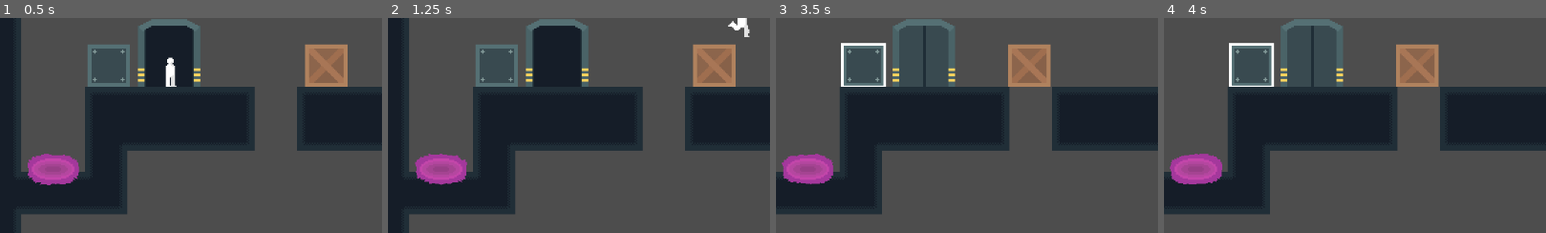
Above: before the commit, frames 1-4 (left to right).
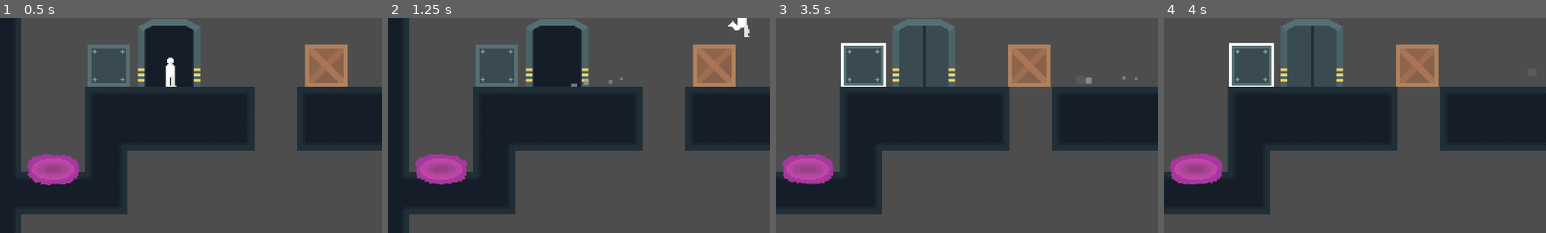
Above: after the commit, the same moments.

Repository: rafesholler/gmtk-2025
Game: Godot game, scene res://Levels/TwoLoop/PortalPlatform/portal_platform.tscn
Two runs of this game, one before a commit and one after it. Both use one fixed random seed, a clock stepped at 60 frames per second and the inputs below. This scene is started directly instead of the project's main scene.
Inputs (mouse positions are % of the whole screen's width and height, from its top left):
- Up to frame 1 (0.5 s): no input
- Up to frame 2 (1.25 s): move the mouse to (43, 20) at 0.52 s; hold D (move_right) from 0.53 s (still down); tap Q (delete_loop) at 0.6 s; tap Space (jump) at 0.77 s
- Up to frame 3 (3.5 s): move the mouse to (14, 20) at 1.27 s; click (14, 20) at 1.35 s; tap Space (jump) at 1.52, 3.02 s; move the mouse to (60, 28) at 2.02 s; release D (move_right) at 2.03 s; hold A (move_left) 2.03-2.78 s; tap W (interact) at 2.1 s; move the mouse to (45, 70) at 2.77 s; hold D (move_right) from 2.78 s (still down); tap 1 (select_loop_1) at 2.85 s
- Up to frame 4 (4 s): keep holding D (move_right); move the mouse to (80, 65) at 3.52 s; tap 2 (select_loop_2) at 3.6 s; tap Space (jump) at 3.77 s
The pictures show only the part of the screen within x 0-50%, y 9-59%; the shares and areas given below are measured in that part.

Frame 1 is identical in both runs. In frame 2, less than 0.1% of the frame differs, in the area x 47-62%, y 27-32%; in frame 3, less than 0.1%; in frame 4, less than 0.1%.

Commit message:
Particles and Sound Fixes

Diff:
--- a/Menu/LevelSelect.tscn
+++ b/Menu/LevelSelect.tscn
@@ -74,6 +74,7 @@
 [node name="SelectSF" type="AudioStreamPlayer2D" parent="CanvasLayer/Grid"]
 stream = ExtResource("9_r61nh")
 volume_db = -5.0
+bus = &"Sounds"
 
 [node name="1" type="TextureButton" parent="CanvasLayer/Grid"]
 layout_mode = 2
--- a/Menu/Settings/settings.tscn
+++ b/Menu/Settings/settings.tscn
@@ -351,6 +351,7 @@
 [node name="SelectSF" type="AudioStreamPlayer2D" parent="."]
 stream = ExtResource("14_ogp3j")
 volume_db = -5.0
+bus = &"Sounds"
 
 [connection signal="body_entered" from="CanvasLayer/Control/Panel/BG/BoxInt1/Area2D" to="CanvasLayer/Control/Panel/BG/BoxInt1" method="_on_area_2d_body_entered"]
 [connection signal="body_exited" from="CanvasLayer/Control/Panel/BG/BoxInt1/Area2D" to="CanvasLayer/Control/Panel/BG/BoxInt1" method="_on_area_2d_body_exited"]
--- a/Objects/Box/box.tscn
+++ b/Objects/Box/box.tscn
@@ -42,6 +42,7 @@
 [node name="SelectSF" type="AudioStreamPlayer2D" parent="."]
 stream = ExtResource("5_gq1dk")
 volume_db = -20.0
+bus = &"Sounds"
 
 [connection signal="playback_ended" from="Loopable" to="." method="_on_loopable_playback_ended"]
 [connection signal="playback_started" from="Loopable" to="." method="_on_loopable_playback_started"]
--- a/Objects/Box/heavy_box.tscn
+++ b/Objects/Box/heavy_box.tscn
@@ -44,6 +44,7 @@
 [node name="SelectSF" type="AudioStreamPlayer2D" parent="."]
 stream = ExtResource("5_j5qce")
 volume_db = -20.0
+bus = &"Sounds"
 
 [connection signal="playback_ended" from="Loopable" to="." method="_on_loopable_playback_ended"]
 [connection signal="playback_started" from="Loopable" to="." method="_on_loopable_playback_started"]
--- a/Objects/Button/button.tscn
+++ b/Objects/Button/button.tscn
@@ -63,6 +63,7 @@
 stream = ExtResource("3_wqap6")
 volume_db = -5.0
 pitch_scale = 0.8
+bus = &"Sounds"
 
 [connection signal="body_entered" from="." to="." method="_on_body_entered"]
 [connection signal="body_exited" from="." to="." method="_on_body_exited"]
--- a/Objects/Door/Door.tscn
+++ b/Objects/Door/Door.tscn
@@ -74,6 +74,7 @@
 [node name="DoorSF" type="AudioStreamPlayer2D" parent="."]
 stream = ExtResource("3_3224t")
 volume_db = -5.0
+bus = &"Sounds"
 
 [connection signal="animation_finished" from="Sprite" to="." method="_on_sprite_animation_finished"]
 [connection signal="area_entered" from="Area2D" to="." method="_on_area_2d_area_entered"]
--- a/Objects/Laser/AOlaser.gd
+++ b/Objects/Laser/AOlaser.gd
@@ -2,4 +2,5 @@
 
 func _on_body_entered(body: Node2D) -> void:
 	WorldManager.reset_level()
+	WorldManager.kill_player.emit()
 	$LaserDeath.play()
--- a/Objects/Laser/AOlaser.tscn
+++ b/Objects/Laser/AOlaser.tscn
@@ -57,6 +57,7 @@
 volume_db = -35.0
 pitch_scale = 1.2
 autoplay = true
+bus = &"Sounds"
 
 [node name="LaserDeath" type="AudioStreamPlayer2D" parent="."]
 stream = ExtResource("4_rr41x")
--- a/Objects/Lever/lever.tscn
+++ b/Objects/Lever/lever.tscn
@@ -121,5 +121,6 @@
 [node name="LeverSF" type="AudioStreamPlayer2D" parent="."]
 stream = ExtResource("3_88c2d")
 volume_db = -5.0
+bus = &"Sounds"
 
 [connection signal="body_entered" from="." to="." method="_on_body_entered"]
--- a/Objects/Portal/portal.tscn
+++ b/Objects/Portal/portal.tscn
@@ -30,6 +30,7 @@
 [node name="Sound" type="AudioStreamPlayer2D" parent="."]
 stream = ExtResource("4_clske")
 volume_db = -5.0
+bus = &"Sounds"
 
 [connection signal="body_entered" from="." to="." method="_on_body_entered"]
 [connection signal="body_exited" from="." to="." method="_on_body_exited"]
--- a/Player/player.gd
+++ b/Player/player.gd
@@ -20,15 +20,22 @@
 	if get_node_or_null("/root/Main/Overlay/UI/Transition"):
 		get_node("/root/Main/Overlay/UI/Transition").finished.connect(_on_transition_finished)
 	WorldManager.next_room.connect(_on_transition_started)
-
+	WorldManager.connect("kill_player", Callable(self,"_on_death"));
 
 func _process(delta: float) -> void:
 	var dir = Input.get_axis("move_left", "move_right")
 
 	if dir < 0 and not $AnimatedSprite2D.flip_h:
 		$AnimatedSprite2D.flip_h = true
+		$Dust.direction.x = -1
 	if dir > 0 and $AnimatedSprite2D.flip_h:
 		$AnimatedSprite2D.flip_h = false
+		$Dust.direction.x = 1
+
+	if velocity == Vector2.ZERO or not is_on_floor():
+		$Dust.emitting = false
+	else:
+		$Dust.emitting = true
 
 	if is_on_floor() and velocity != Vector2.ZERO:
 		if not $Audio/Run.playing:
@@ -139,3 +146,9 @@
 
 func _on_coyote_timer_timeout() -> void:
 	coyote_window = false
+
+func _on_death():
+	$AnimatedSprite2D.visible = false
+	$Dust.visible = false
+	$Death.visible = true
+	$Death.emitting = true
--- a/Player/player.tscn
+++ b/Player/player.tscn
@@ -78,6 +78,22 @@
 mix_rate = 96000
 stereo = true
 
+[sub_resource type="Curve" id="Curve_00tjw"]
+_data = [Vector2(0, 0.158971), 0.0, 0.0, 0, 0, Vector2(1e-05, 0.146465), 0.0, 0.0, 0, 0, Vector2(1, 1), 1.4, 0.0, 0, 0]
+point_count = 3
+
+[sub_resource type="Gradient" id="Gradient_x3vf3"]
+offsets = PackedFloat32Array(0.536667, 1)
+colors = PackedColorArray(0.502, 0.488, 0.489, 1, 1, 1, 1, 0)
+
+[sub_resource type="Curve" id="Curve_x3vf3"]
+_data = [Vector2(0, 0), 0.0, 1.4, 0, 0, Vector2(1, 1), 0.0, 0.0, 0, 0]
+point_count = 2
+
+[sub_resource type="Gradient" id="Gradient_00tjw"]
+offsets = PackedFloat32Array(0.00666667, 0.71, 1)
+colors = PackedColorArray(1, 1, 1, 1, 1, 1, 1, 1, 1, 1, 1, 0)
+
 [node name="Player" type="CharacterBody2D"]
 collision_layer = 2
 collision_mask = 5
@@ -144,14 +160,54 @@
 [node name="Pickup" type="AudioStreamPlayer2D" parent="Audio"]
 stream = SubResource("AudioStreamWAV_vtle1")
 volume_db = -5.0
+bus = &"Sounds"
 
 [node name="Run" type="AudioStreamPlayer2D" parent="Audio"]
 stream = ExtResource("8_00tjw")
 volume_db = 5.0
 pitch_scale = 1.5
+bus = &"Sounds"
 
 [node name="Jump" type="AudioStreamPlayer2D" parent="Audio"]
 stream = ExtResource("9_00tjw")
+bus = &"Sounds"
+
+[node name="Dust" type="CPUParticles2D" parent="."]
+position = Vector2(0, -2)
+amount = 20
+randomness = 0.2
+direction = Vector2(0, 0)
+spread = 40.0
+gravity = Vector2(0, 0)
+initial_velocity_min = 15.0
+initial_velocity_max = 15.0
+linear_accel_min = 1.0
+linear_accel_max = 1.0
+scale_amount_min = 5.0
+scale_amount_max = 8.0
+scale_amount_curve = SubResource("Curve_00tjw")
+color_ramp = SubResource("Gradient_x3vf3")
+
+[node name="Death" type="CPUParticles2D" parent="."]
+visible = false
+position = Vector2(0, -11)
+emitting = false
+amount = 40
+lifetime = 0.5
+one_shot = true
+explosiveness = 0.75
+randomness = 1.0
+spread = 180.0
+gravity = Vector2(0, 0)
+initial_velocity_min = 30.0
+initial_velocity_max = 50.0
+angular_velocity_min = 10.0
+angular_velocity_max = 10.0
+linear_accel_min = 1.0
+linear_accel_max = 1.0
+scale_amount_max = 3.0
+scale_amount_curve = SubResource("Curve_x3vf3")
+color_ramp = SubResource("Gradient_00tjw")
 
 [connection signal="body_entered" from="PullRange" to="." method="_on_pull_range_body_entered"]
 [connection signal="body_exited" from="PullRange" to="." method="_on_pull_range_body_exited"]
--- a/World/main.gd
+++ b/World/main.gd
@@ -13,4 +13,5 @@
 func _physics_process(delta: float) -> void:
 	if Input.is_action_just_pressed("reset"):
 		WorldManager.reset_level()
+		WorldManager.kill_player.emit()
 		$Reset.play()
--- a/World/main.tscn
+++ b/World/main.tscn
@@ -191,11 +191,15 @@
 stream = ExtResource("8_1hcjw")
 volume_db = -20.0
 autoplay = true
+bus = &"Sounds"
 
 [node name="BGM" type="AudioStreamPlayer2D" parent="BGM"]
 process_mode = 3
 stream = ExtResource("9_pyyff")
+autoplay = true
+bus = &"Music"
 
 [node name="Reset" type="AudioStreamPlayer2D" parent="."]
 stream = ExtResource("10_td74h")
 pitch_scale = 2.0
+bus = &"Sounds"
--- a/World/world_manager.gd
+++ b/World/world_manager.gd
@@ -3,6 +3,7 @@
 signal next_room #emits upon opening of door, used for transition
 signal loaded_room #emits upon loading the next room, used for transitions
 signal load_next_room #emits upon transition end to load in next room
+signal kill_player
 
 var rooms := {
 	-1: "res://Menu/Title.tscn",
Not shown: 1 places in Player/player.tscn that only renumber resources
